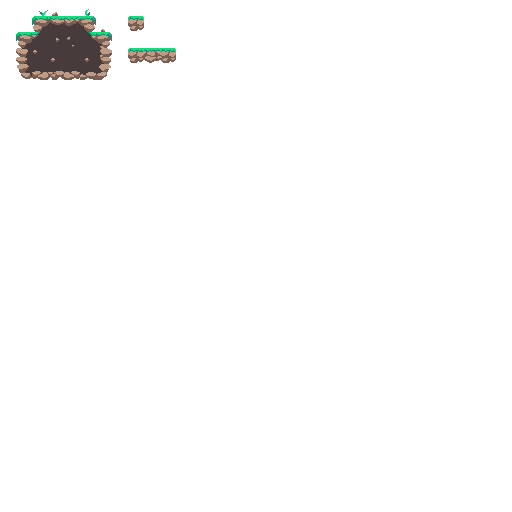
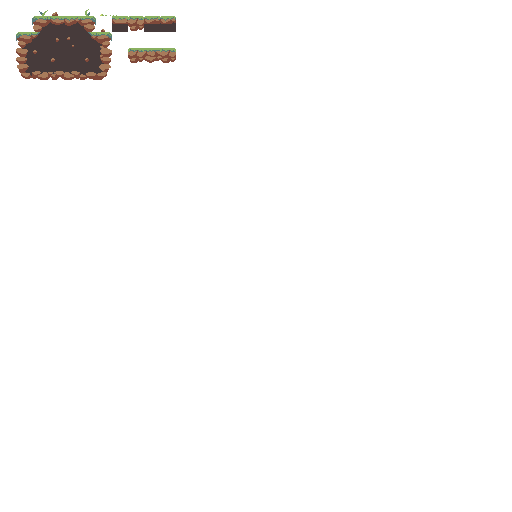
Revision of a layered 512px x 512px image; what changed, layer by layer:
renamed "Vrstva 0" to "Layer 3", painted on it over [16, 9, 176, 80]
